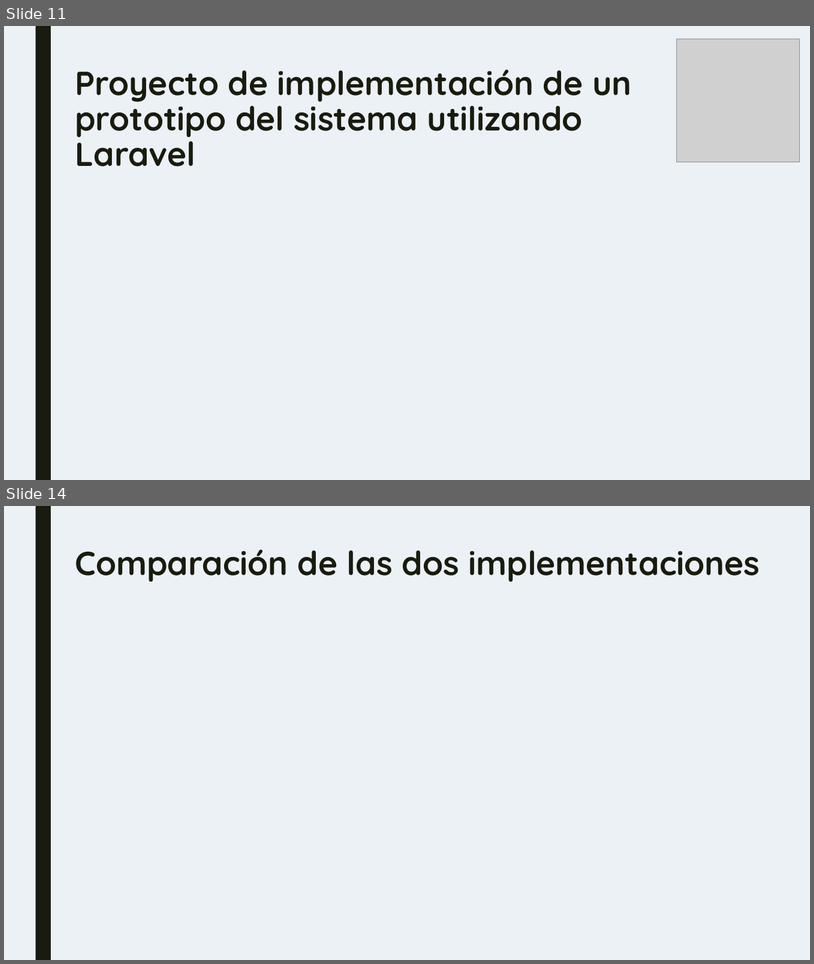
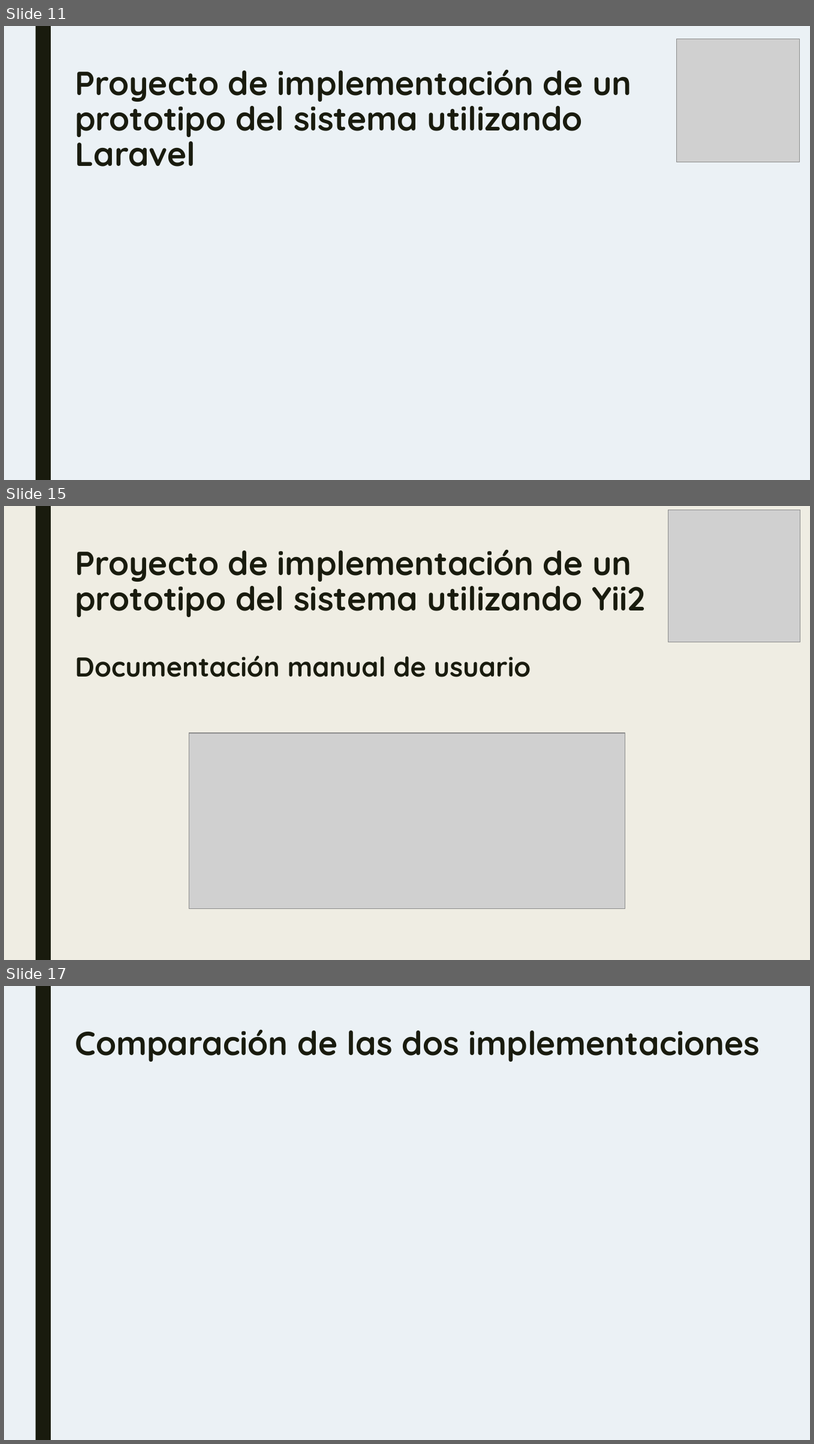
Before and after one commit to IGarrido1996/TG3_T4, a slide deck: TG3_plantilla primera parteppt.pptx. Shown one above the other, each under a label of ours: slides 11 and 14 before the commit, slides 11, 15 and 17 after it; the slides between them are not shown. The pictures are 814x964 and 814x1444 pixels, drawn with LibreOffice and Linux fonts; fonts in the diff are those of the drawing; grey boxes stand for pictures. Boxes give left, top, right and bottom in pixels: in the first picture for what was removed or moved away, otherwise in the second. Text is boxed around its words. In the diff, an @@ line names an element or a change of style, - is before the commit and + after.

```diff
--- a/TG3_plantilla primera parteppt.pptx
+++ b/TG3_plantilla primera parteppt.pptx
@@ slide 15 added at (4,506,810,960), background #EFEDE3; not listed: 1 template element that a slide beside it also shows @@
@@ picture added at (669,510,801,642) @@
@@ title added at (75,549,645,677), 39.6 pt, text #191B0E, bold @@
+Proyecto de implementación de un prototipo del sistema utilizando Yii2
+Documentación manual de usuario
@@ picture added at (189,733,625,908) @@
@@ what was slide 14 is now slide 17 @@
```
Also in this commit, not shown: 7 slides changed, 2 other slides added.
